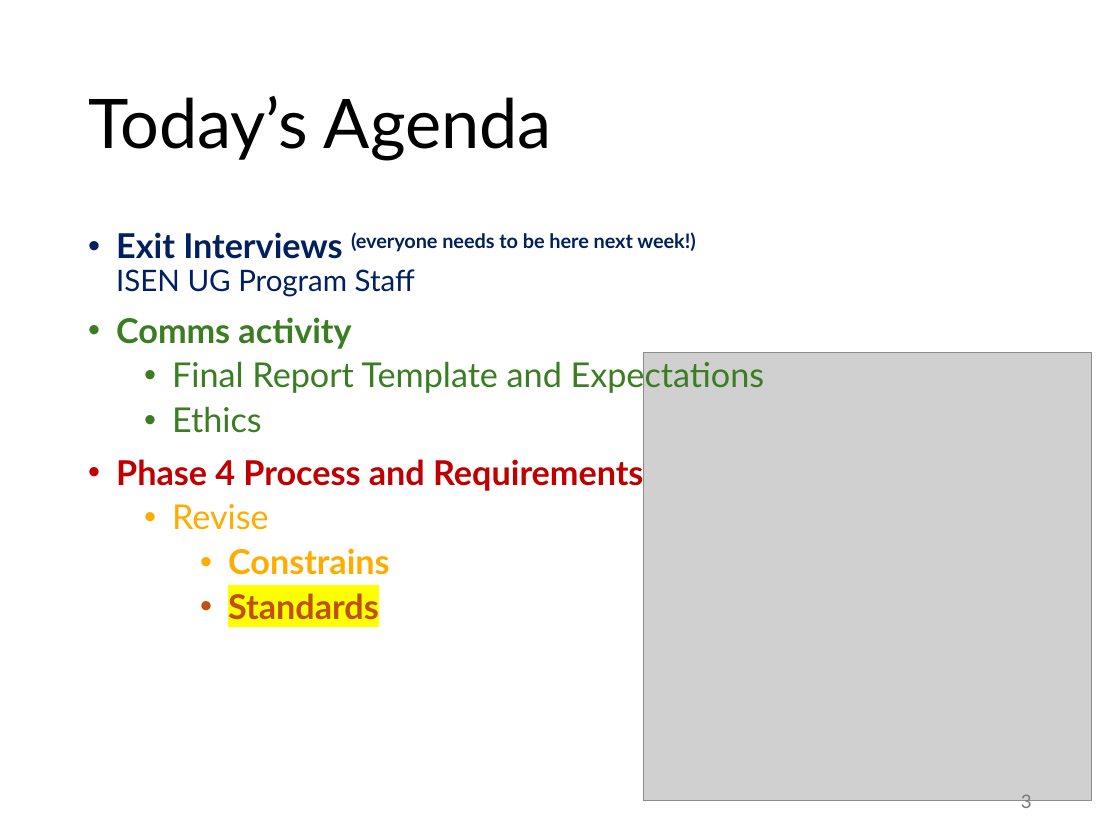
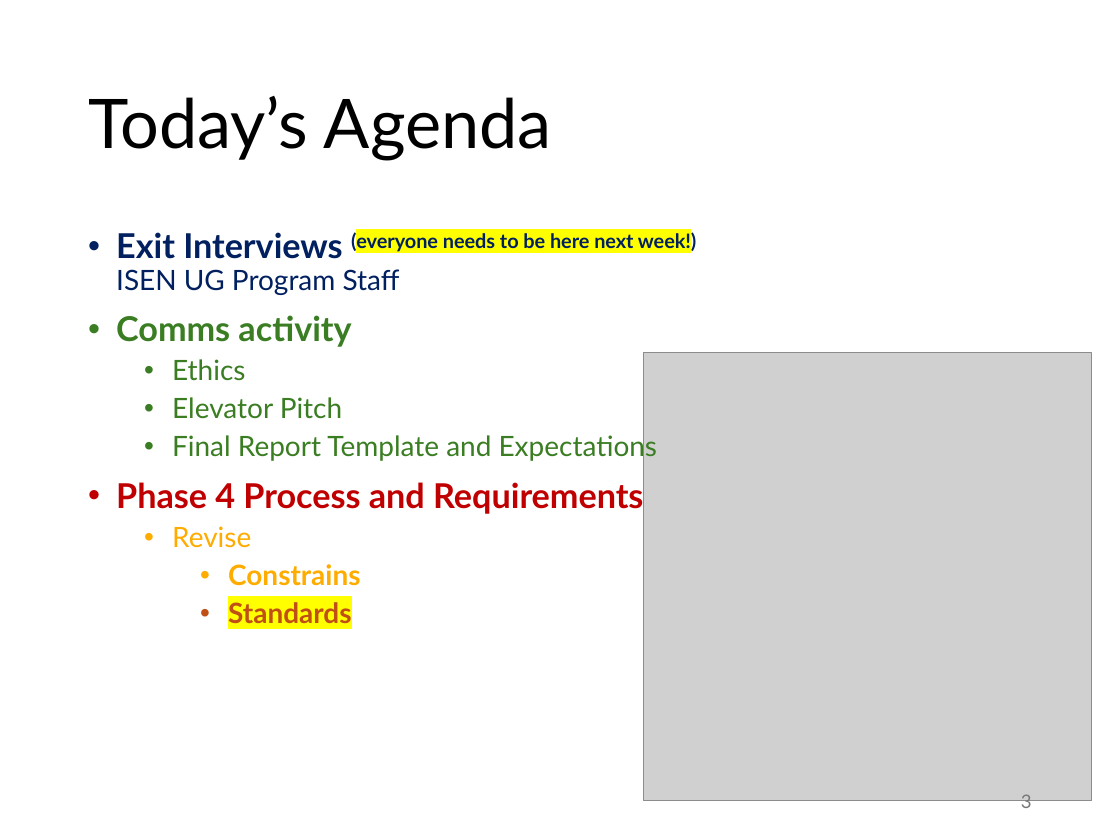
Before and after one commit to abuabara/abuabara.github.io, a slide deck: slide 3 of DAEN460S26/week12.pptx. Drawn at 1120x840 pixels with LibreOffice and Linux fonts; fonts in the diff are those of the drawing; grey boxes stand for pictures. Boxes give left, top, right and bottom in pixels: in the first picture for what was removed or moved away, otherwise in the second. Text is boxed around its words. In the diff, an @@ line names an element or a change of style, - is before the commit and + after.

```diff
--- a/DAEN460S26/week12.pptx
+++ b/DAEN460S26/week12.pptx
@@ text at (116, 231, 696, 623): size 19 to 18 pt in "ISEN UG Program Staff"; highlight none to #FFFF00 in "(everyone needs to be here next week!)"; size 22 to 18 pt in "Final Report Template and Expectations", "Revise", "Constrains", "Standards" @@
@@ text at (172, 359, 342, 419): paragraphs added @@
+  • Ethics
+  • Elevator Pitch
@@ text at (172, 406, 262, 433): paragraph removed @@
-  • Ethics
```
Also in this commit, not shown: 4 other slides changed, 1 other file.
